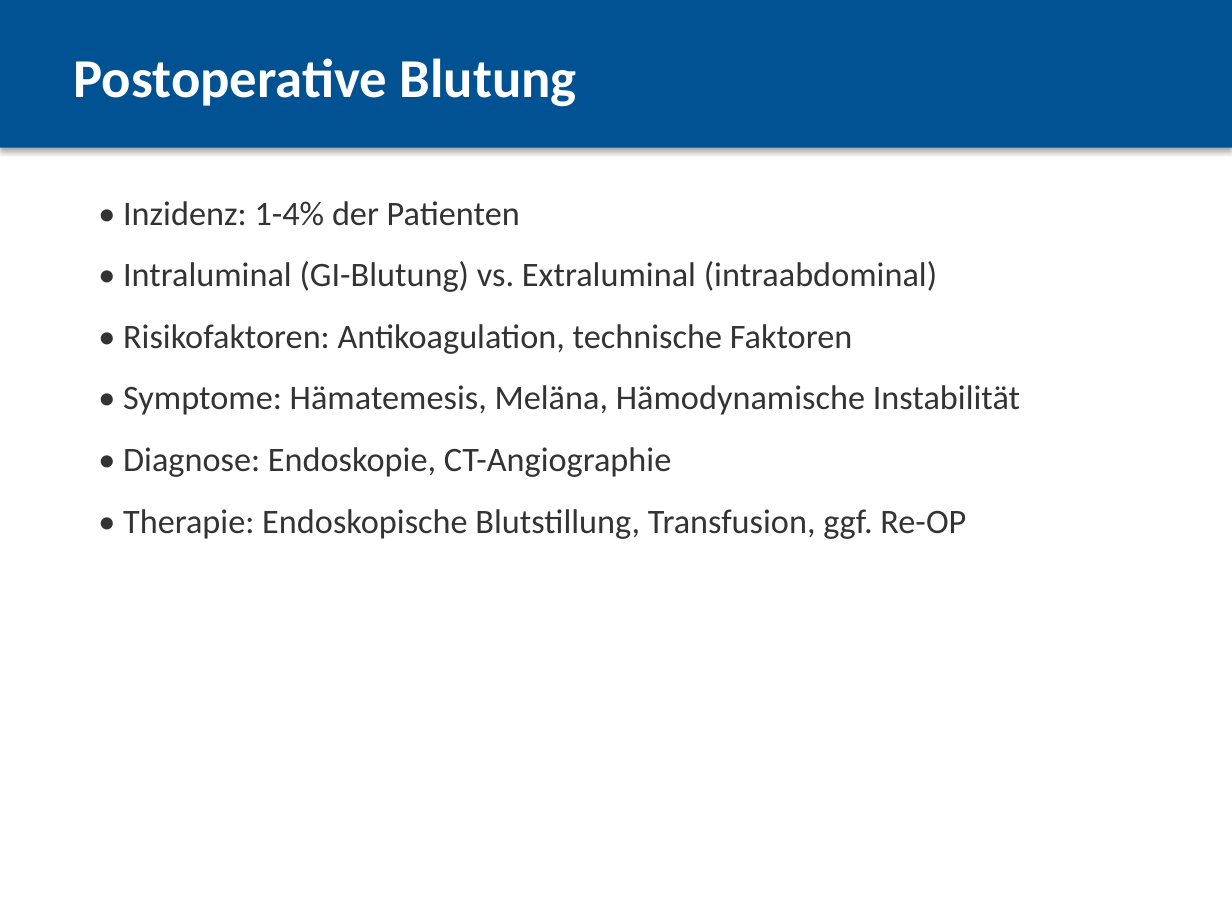
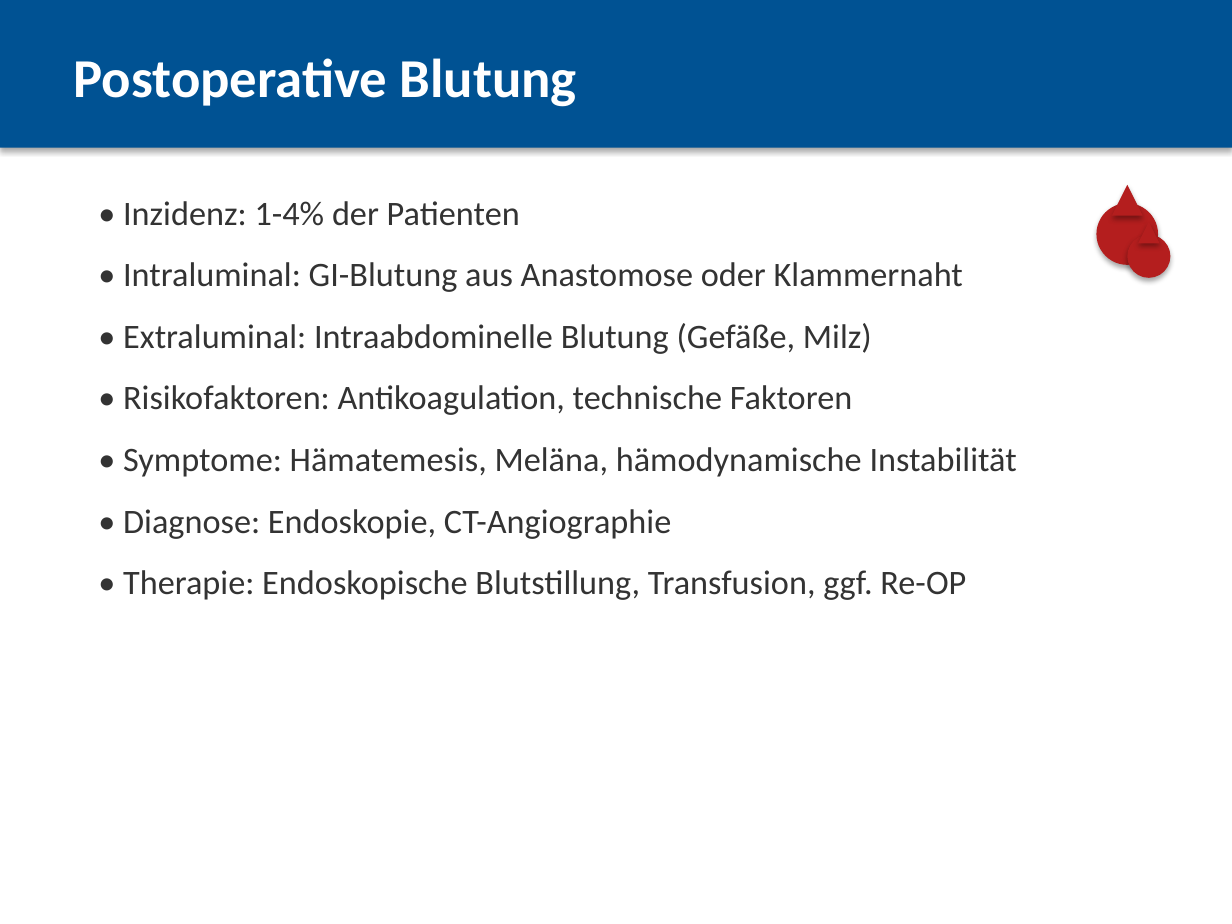
Before and after one commit to yawmanx/Codex-stuff, a slide deck: slide 8 of Komplikationen_Magenbypass.pptx (slide 7 before the commit). Drawn at 1232x924 pixels with LibreOffice and Linux fonts; fonts in the diff are those of the drawing. Boxes give left, top, right and bottom in pixels: in the first picture for what was removed or moved away, otherwise in the second. Text is boxed around its words. In the diff, an @@ line names an element or a change of style, - is before the commit and + after.

```diff
--- a/Komplikationen_Magenbypass.pptx
+++ b/Komplikationen_Magenbypass.pptx
@@ ellipse added at bbox=[1096, 203, 1158, 265], fill #B41E1E @@
@@ triangle added at bbox=[1112, 185, 1143, 216], fill #B41E1E @@
@@ ellipse added at bbox=[1127, 235, 1170, 278], fill #B41E1E @@
@@ triangle added at bbox=[1138, 222, 1159, 243], fill #B41E1E @@
@@ text at bbox=[123, 262, 963, 354]: text changed @@
-• Intraluminal (GI-Blutung) vs. Extraluminal (intraabdominal)
+• Intraluminal: GI-Blutung aus Anastomose oder Klammernaht
+• Extraluminal: Intraabdominelle Blutung (Gefäße, Milz)
@@ text at bbox=[123, 447, 1017, 477]: text changed @@
-• Symptome: Hämatemesis, Meläna, Hämodynamische Instabilität
+• Symptome: Hämatemesis, Meläna, hämodynamische Instabilität
```
Also in this commit, not shown: 20 other slides changed, 4 slides added, 3 slides removed, 1 other file.
